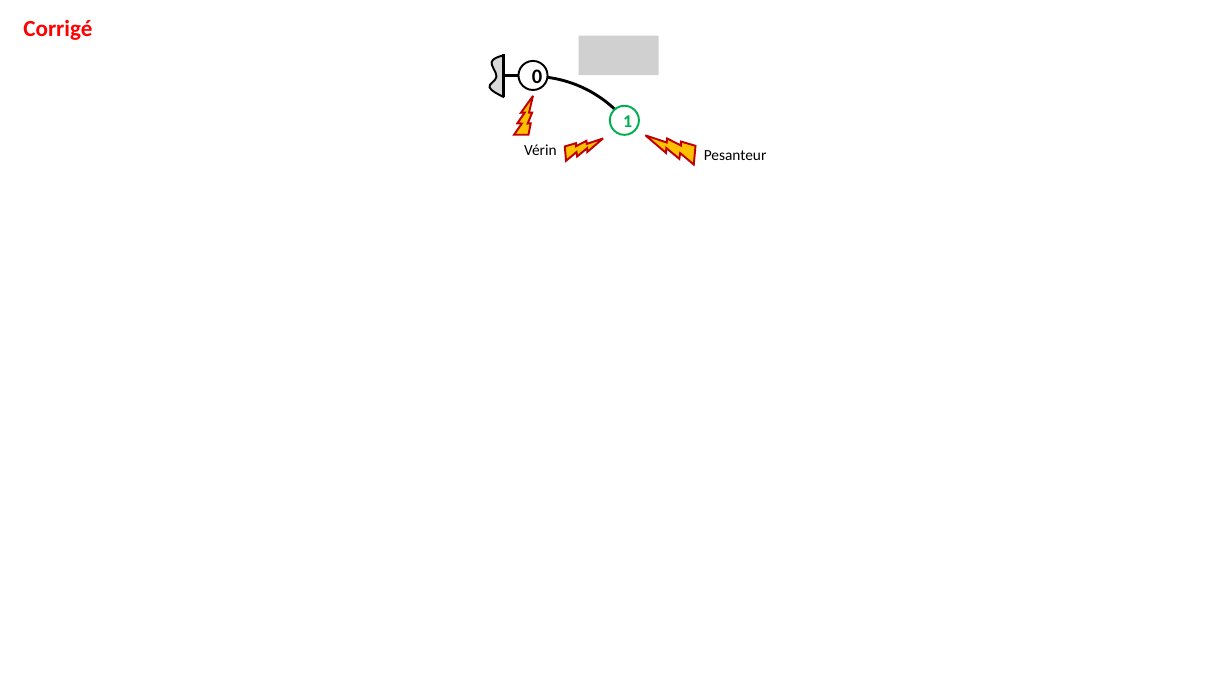
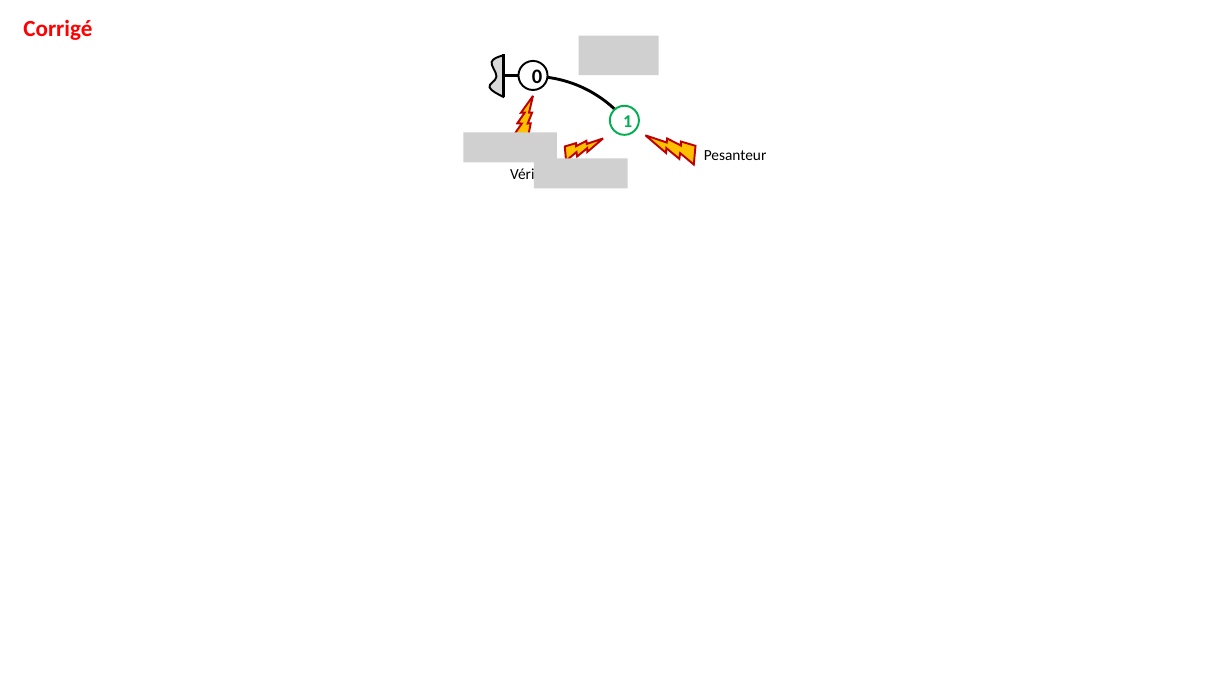
Before and after one commit to xpessoles/ExercicesCompetences, a slide deck: slide 4 of MecanismesDeBase/Figures.pptx. Drawn at 1232x693 pixels with LibreOffice and Linux fonts; fonts in the diff are those of the drawing; grey boxes stand for pictures. Boxes give left, top, right and bottom in pixels: in the first picture for what was removed or moved away, otherwise in the second. Text is boxed around its words. In the diff, an @@ line names an element or a change of style, - is before the commit and + after.

```diff
--- a/MecanismesDeBase/Figures.pptx
+++ b/MecanismesDeBase/Figures.pptx
@@ picture added at [463, 132, 556, 163] @@
@@ text "Vérin": place and size @@
-text "Vérin" at [524, 144, 557, 155]
+text "Vérin" at [510, 168, 543, 179]
@@ picture added at [534, 158, 628, 189] @@
```
Also in this commit, not shown: 1 other slide changed, 5 other files.
